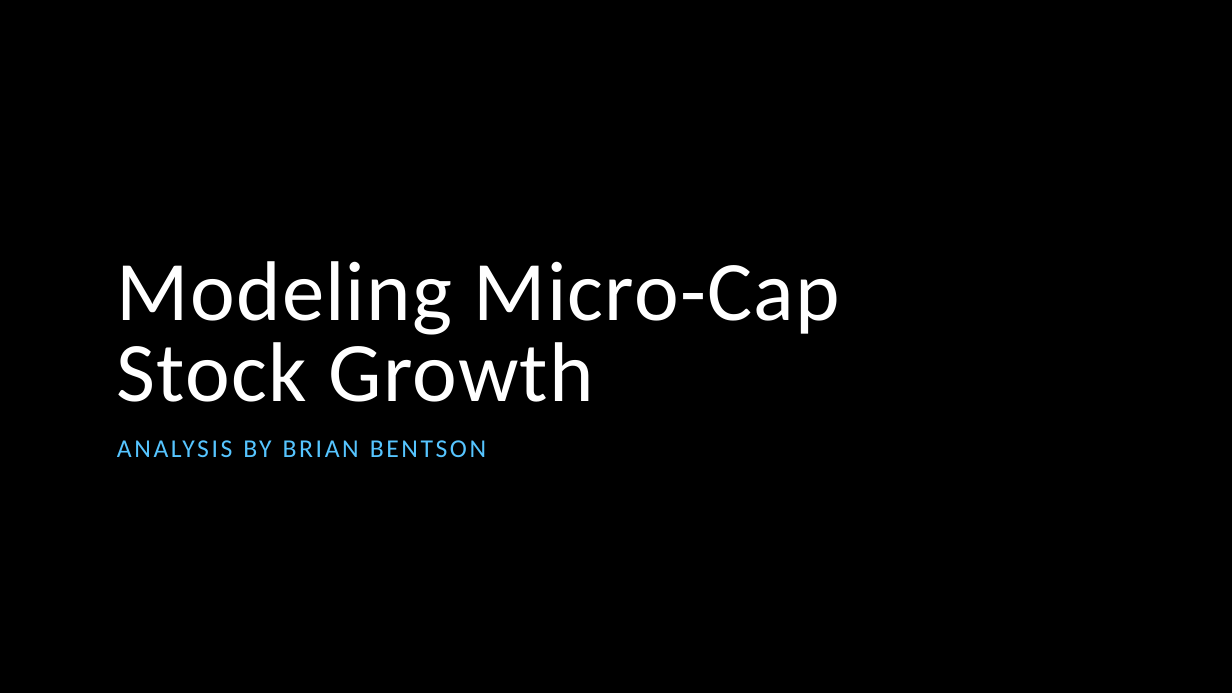
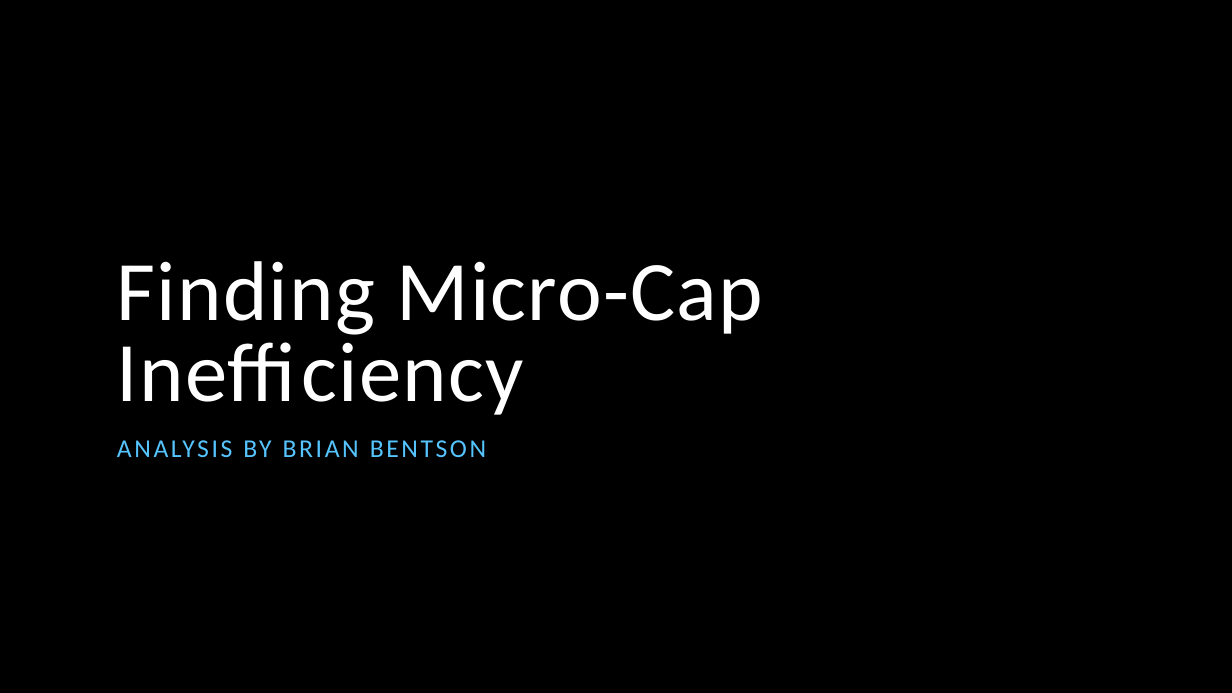
Before and after one commit to bentson1187/dsc-phase-4-project, a slide deck: slide 1 of Stakeholder Presentation.pptx. Drawn at 1232x693 pixels with LibreOffice and Linux fonts; fonts in the diff are those of the drawing; background and template pictures are left out. Boxes give left, top, right and bottom in pixels: in the first picture for what was removed or moved away, otherwise in the second. Text is boxed around its words. In the diff, an @@ line names an element or a change of style, - is before the commit and + after.

```diff
--- a/Stakeholder Presentation.pptx
+++ b/Stakeholder Presentation.pptx
@@ title at (117,261,763,415): text changed @@
-Modeling Micro-Cap Stock Growth
+Finding Micro-Cap Inefficiency
```
Also in this commit, not shown: 5 other slides changed, 1 slide added.
